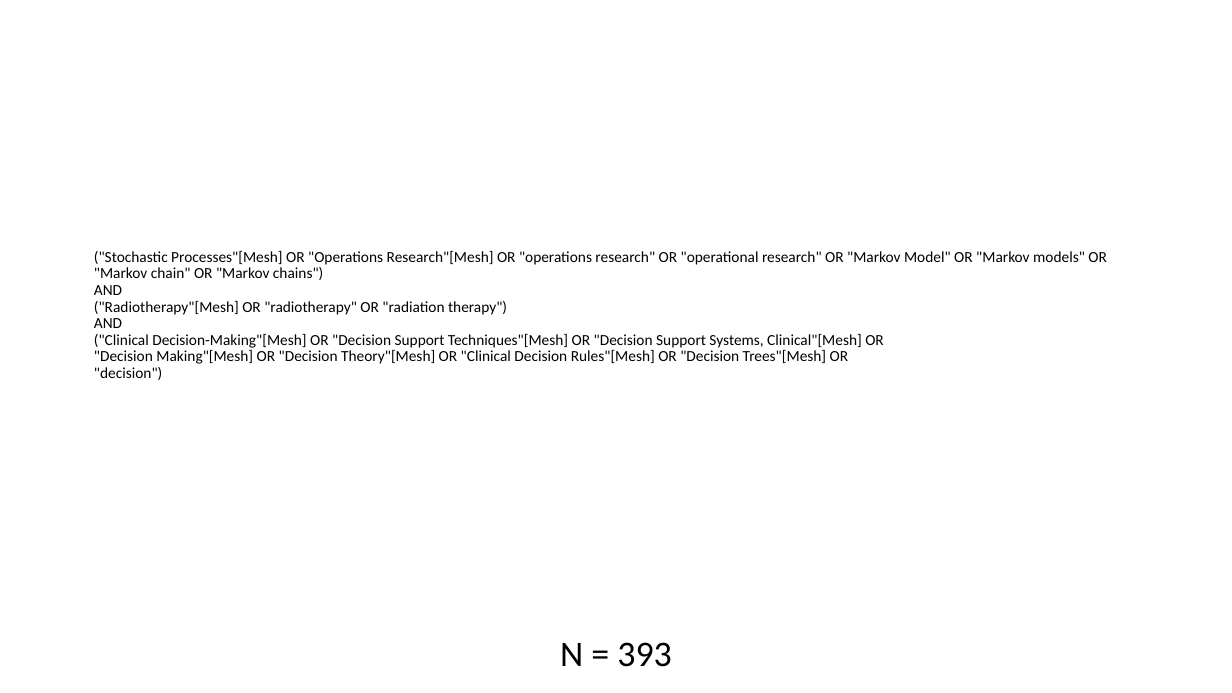
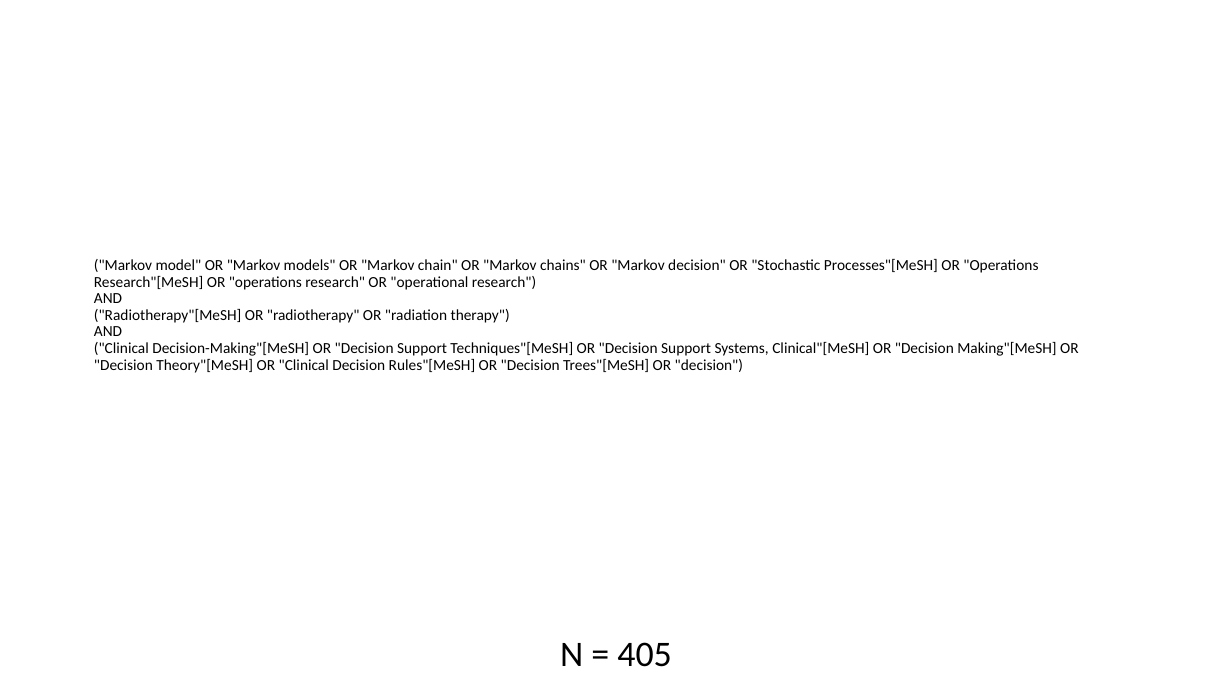
Before and after one commit to Lucas-Mc/citation-tracker, a slide deck: slide 2 of Figures.pptx (slide 7 before the commit). Drawn at 1232x693 pixels with LibreOffice and Linux fonts; fonts in the diff are those of the drawing. Boxes give left, top, right and bottom in pixels: in the first picture for what was removed or moved away, otherwise in the second. Text is boxed around its words. In the diff, an @@ line names an element or a change of style, - is before the commit and + after.

```diff
--- a/Figures.pptx
+++ b/Figures.pptx
@@ title at box(94, 259, 1079, 373): text changed @@
-("Stochastic Processes"[Mesh] OR "Operations Research"[Mesh] OR "operations research" OR "operational research" OR "Markov Model" OR "Markov models" OR "Markov chain" OR "Markov chains")
-AND
-("Radiotherapy"[Mesh] OR "radiotherapy" OR "radiation therapy")
-AND
-("Clinical Decision-Making"[Mesh] OR "Decision Support Techniques"[Mesh] OR "Decision Support Systems, Clinical"[Mesh] OR
-"Decision Making"[Mesh] OR "Decision Theory"[Mesh] OR "Clinical Decision Rules"[Mesh] OR "Decision Trees"[Mesh] OR
-"decision")
+("Markov model" OR "Markov models" OR "Markov chain" OR "Markov chains" OR "Markov decision" OR "Stochastic Processes"[MeSH] OR "Operations Research"[MeSH] OR "operations research" OR "operational research")
+AND
+("Radiotherapy"[MeSH] OR "radiotherapy" OR "radiation therapy")
+AND
+("Clinical Decision-Making"[MeSH] OR "Decision Support Techniques"[MeSH] OR "Decision Support Systems, Clinical"[MeSH] OR "Decision Making"[MeSH] OR "Decision Theory"[MeSH] OR "Clinical Decision Rules"[MeSH] OR "Decision Trees"[MeSH] OR "decision")
@@ text at box(560, 642, 672, 667): text changed @@
-N = 393
+N = 405
```
Also in this commit, not shown: 4 other slides changed, 10 slides removed, 2 other files.
